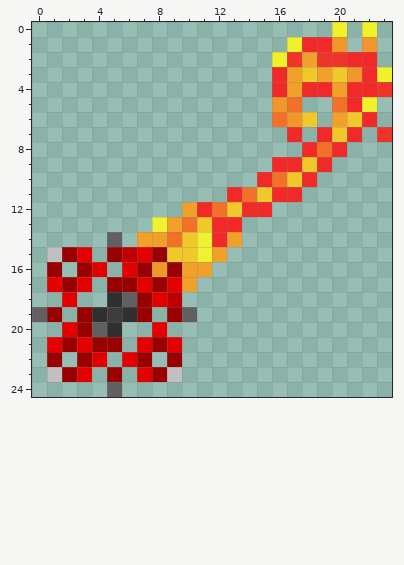
One commit to this pixel-art sprite: Items/Weapons/FlameLiberator.png. The picture above is the old version.
The file is 48x50 pixels, drawn in blocks of 2x2; one block is one cell here. Colours within 5 levels of each other are drawn and written as one.
After the commit:
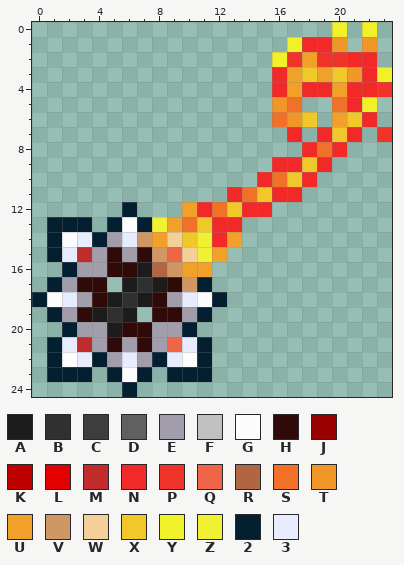
Palette (. is transparent): A #1c1c1c  B #303030  C #3d3d3d  D #606060  E #a19dab  F #c0c0c0  G #fcfcfc  H #300909  J #990000  K #bf0000  L #e50000  M #c12b2b  N #f12a29  P #f13429  Q #ee6646  R #b26543  S #f17129  T #f19729  U #f1a129  V #cf9764  W #f3d097  X #f1c829  Y #f1f12a  Z #f1f134  2 #031f30  3 #e7ecff
From old to new:
{"y":12,"x":6,"old":".","new":"2"}
{"y":13,"x":1,"old":"...","new":"222"}
{"y":13,"x":5,"old":"...","new":"2G2"}
{"y":14,"x":1,"old":"....D.U","new":"2G32E3V"}
{"y":14,"x":9,"old":"S","new":"W"}
{"y":15,"x":1,"old":"FJL.JKLJXX","new":"23MEHEHVQW"}
{"y":16,"x":1,"old":"J.JL.LJTJ","new":".2EEHHARV"}
{"y":17,"x":1,"old":"LJL.JJLJLU.","new":"2EHH.ABAHV2"}
{"y":18,"x":0,"old":"..L..BDJLK...","new":"2G3EHABAHE3G2"}
{"y":19,"x":0,"old":"DJ.JBCBJ.JD.","new":".2EHABA.HHE2"}
{"y":20,"x":2,"old":"LJDB..L..","new":"2EEAHHEE2"}
{"y":21,"x":1,"old":"LJLJJ.LJL..","new":"23MEHEHEQ32"}
{"y":22,"x":1,"old":"J.JL.LJ.J..","new":"2G32E3E23G2"}
{"y":23,"x":1,"old":"FJL","new":"222"}
{"y":23,"x":5,"old":"J.LJF..","new":"2G2.222"}
{"y":24,"x":5,"old":"D.","new":".2"}
{"label":"changed","picture_box":[32,202,227,397]}
